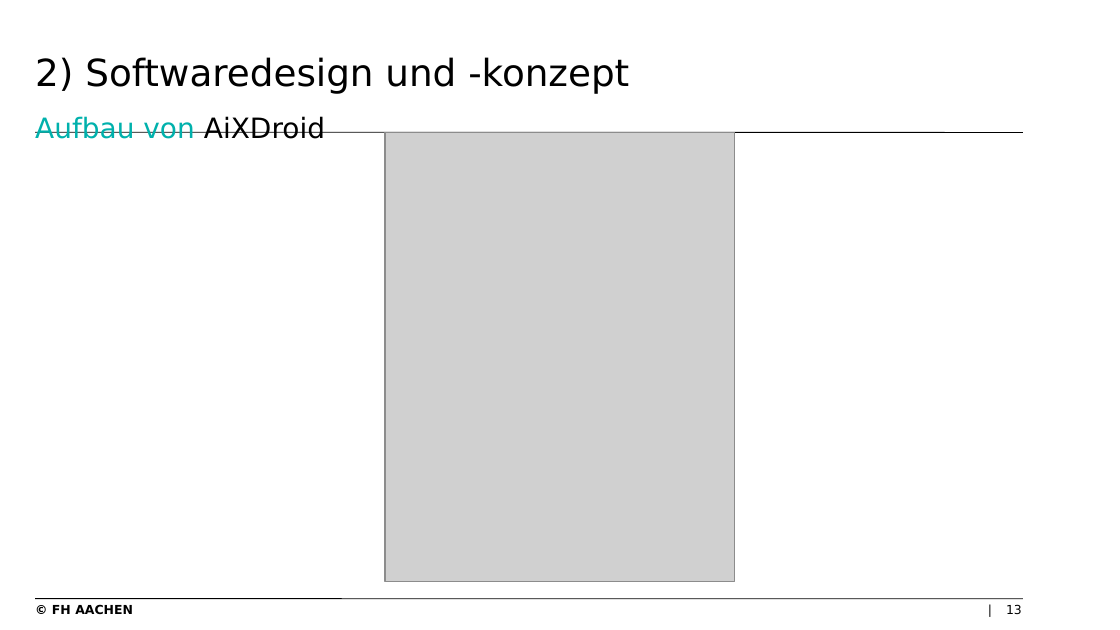
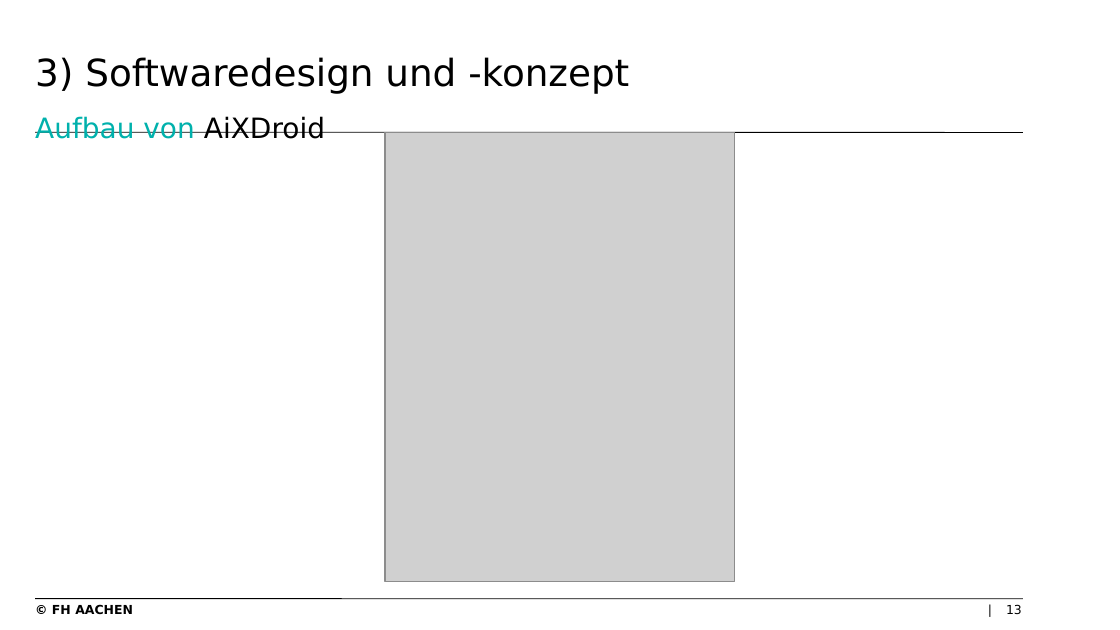
Before and after one commit to levithas/Bachelorprojekt, a slide deck: slide 13 of Dokumentation/Präsentation.pptx. Drawn at 1120x630 pixels with LibreOffice and Linux fonts; fonts in the diff are those of the drawing; grey boxes stand for pictures; background and template pictures are left out. Boxes give left, top, right and bottom in pixels: in the first picture for what was removed or moved away, otherwise in the second. Text is boxed around its words. In the diff, an @@ line names an element or a change of style, - is before the commit and + after.

```diff
--- a/Dokumentation/Präsentation.pptx
+++ b/Dokumentation/Präsentation.pptx
@@ title at [35, 57, 629, 139]: text changed @@
-2) Softwaredesign und -konzept
-Aufbau von AiXDroid
+3) Softwaredesign und -konzept
+Aufbau von AiXDroid
```
Also in this commit, not shown: 22 other slides changed.
